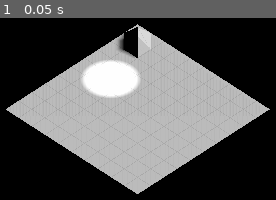
Above: before the commit, frame 1.
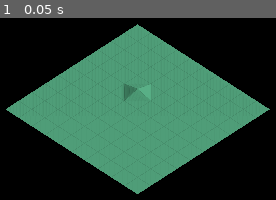
Above: after the commit, the same moment.

Repository: bbielsa/retro-terrain
Game: Godot game, scene res://scene/World.tscn
The game is run twice, just before and just after one commit, with the same random seed, the same clock (stepped at 60 frames per second) and the same inputs.
Inputs:
- Up to frame 1 (0.05 s): no input

The runs differ from the first frame. In frame 1, 45% of the frame differs, in the area x 2-98%, y 3-97%.

Commit message:
Reformatted, re-enabled grid drawing, temporary hack for drawing the middle vertices

Diff:
--- a/scene/World.tscn
+++ b/scene/World.tscn
@@ -167,6 +167,7 @@
 [node name="OmniLight" type="OmniLight" parent="." index="5"]
 
 transform = Transform( 1, 0, 0, 0, 1, 0, 0, 0, 1, 6.85905, 3.78071, 11.0539 )
+visible = false
 layers = 1
 light_color = Color( 1, 1, 1, 1 )
 light_energy = 9.89
--- a/src/shader/terrain/terrain.shader
+++ b/src/shader/terrain/terrain.shader
@@ -4,25 +4,25 @@
 uniform sampler2D grass_texture;
 
 void vertex() {
-		float height = texture(height_map, VERTEX.xz / 10.0).r;
+	float height = texture(height_map, VERTEX.xz / 10.0).r * 255.0;
+	bool middle_vertex = VERTEX.x - floor(VERTEX.x) > 0.0;
 
-//		VERTEX.y = height;
+	height /= 4.0;
 
-//	if(VERTEX.x == 4.0 && VERTEX.z == 4.0)
-//		VERTEX.y = 1.0;
-
-	VERTEX.y += height * 255.0;
+	if(middle_vertex)
+		VERTEX.y = 0.0;
+	else
+		VERTEX.y = height;
 }
 
 void fragment() {
-	NORMAL = normalize(cross(dFdx(VERTEX), dFdy(VERTEX)));
+	bool middle_vertex = VERTEX.x - floor(VERTEX.x) > 0.0;
 
-//	ALBEDO = texture(height_map, VERTEX.xz).rgb;
-	ALBEDO = vec3(1.0);
-//	ALBEDO = vec3(39.0 / 256.0, 174.0 / 256.0, 96.0 / 256.0);
-//	ALBEDO = vec3(UV.x, 1.0, UV.y);
-//	if (UV.x > 0.9)
-//		ALBEDO = vec3(0.0);
+	if(middle_vertex)
+		NORMAL = normalize(cross(dFdx(VERTEX), dFdy(VERTEX)));
+
+	ALBEDO = vec3(39.0 / 256.0, 174.0 / 256.0, 96.0 / 256.0);
+
 	if (UV2.x < 0.04) {
 		ALBEDO *= 0.8;
 	}
--- a/src/terrain/terrain.gd
+++ b/src/terrain/terrain.gd
@@ -9,7 +9,7 @@
 	generate_terrain()
 
 	terrain_model.connect("terrain_changed", self, "_terrain_changed")
-	terrain_model.deform(1, 1, 1)
+	terrain_model.deform(4, 4, 1)
 
 	terrain_model.print_map()
 
